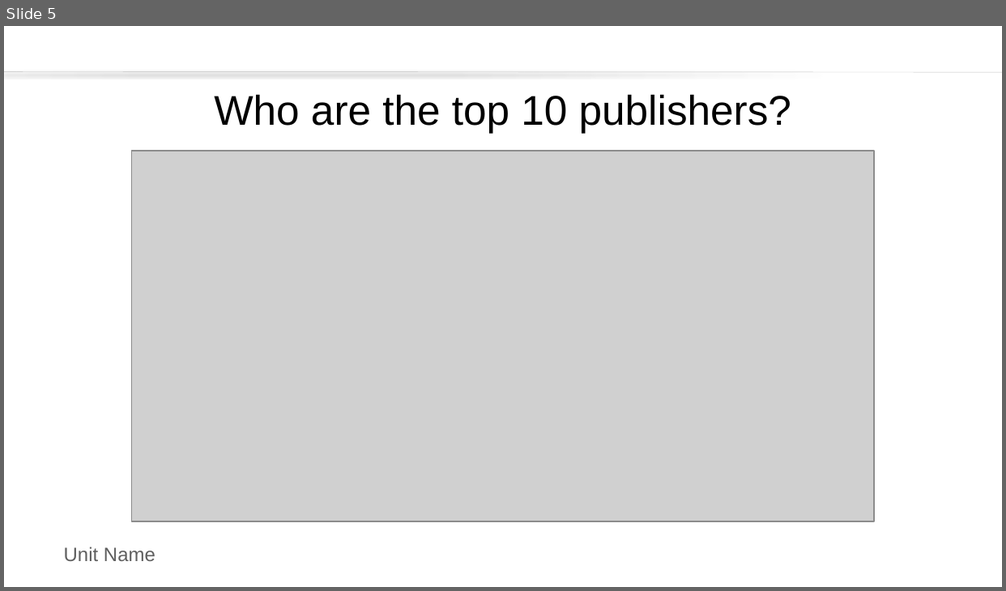
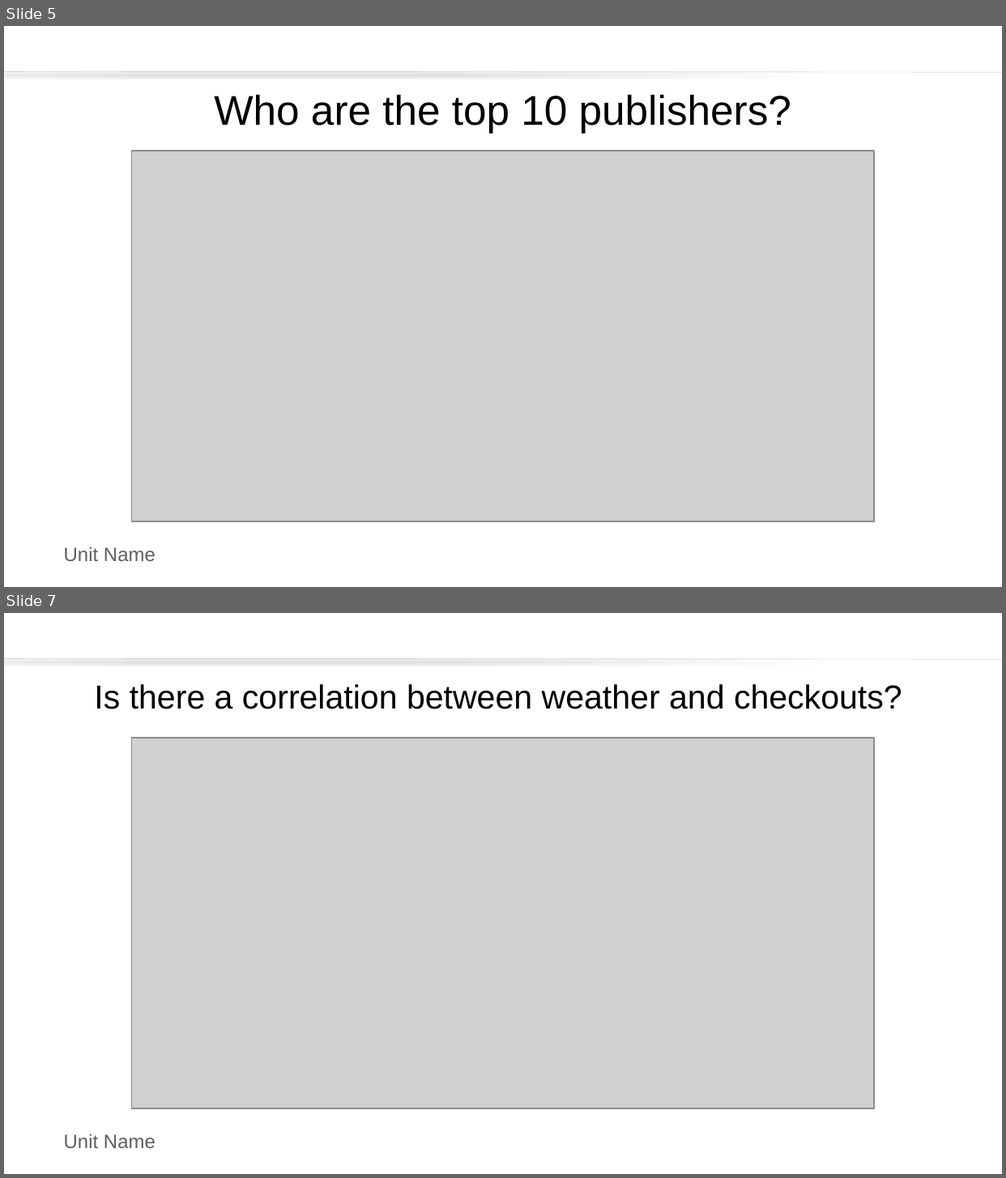
Before and after one commit to k1bu/Rutgers-Data-Science-Bootcamp-Project-1, a slide deck: Project 1 Presentation Slides_HP.pptx. Shown one above the other, each under a label of ours: slide 5 before the commit, slides 5 and 7 after it; the slides between them are not shown. The pictures are 1006x591 and 1006x1178 pixels, drawn with LibreOffice and Linux fonts; fonts in the diff are those of the drawing; grey boxes stand for pictures; background and template pictures are left out. Boxes give left, top, right and bottom in pixels: in the first picture for what was removed or moved away, otherwise in the second. Text is boxed around its words. In the diff, an @@ line names an element or a change of style, - is before the commit and + after.

```diff
--- a/Project 1 Presentation Slides_HP.pptx
+++ b/Project 1 Presentation Slides_HP.pptx
@@ slide 7 added at [4, 613, 1002, 1174], background #FFFFFF; not listed: 2 template elements that a slide beside it also shows @@
@@ title added at [94, 684, 902, 709], 24 pt, text #000000 @@
+Is there a correlation between weather and checkouts?
@@ picture added at [132, 738, 874, 1109] @@
```
Also in this commit, not shown: 3 slides changed, 3 other slides added, 1 slide removed, 2 other files.
